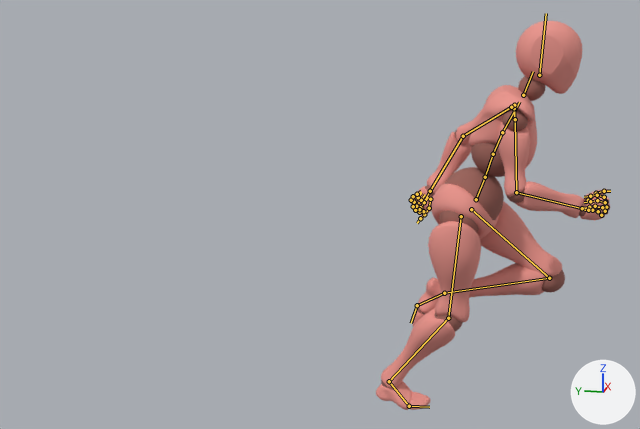
Renders of the FBX model tools/asset_pipeline/inbox/Fast Run.fbx from each side of a commit.
Before and after are seen from a 50 mm camera at (-3.59, -3.11, 1.76) aimed at (-0.05, -2.4, 0.87). The lights are fixed; the arrows at lower right show +X, +Y and +Z. The picture after the commit comes second. Both versions are drawn at frame 17 of the action 'mixamo.com'; the numbers are the values there. The bones that change, and the others that lie on the model, are drawn over the model as lines.

Names of what the first picture shows: 'Beta_Joints', 'Beta_Surface'.
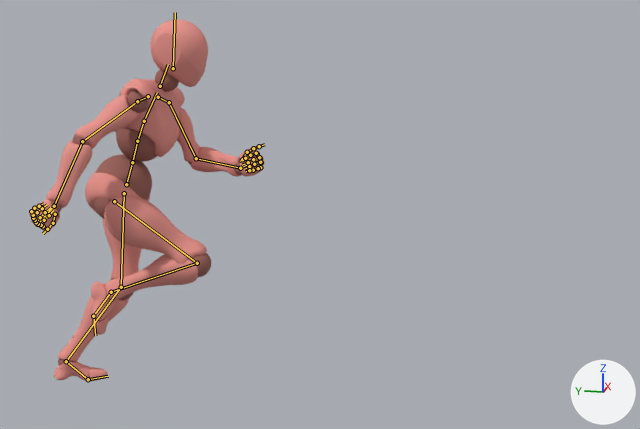
Location of each change, (x1, y1, x2, y2) in pixels of the pictures (640 x 429 px):
'Beta_Surface', posed (7% shorter)
    before: (376, 21, 611, 410)
    after: (29, 19, 265, 381)
'Beta_Joints', posed
    before: (381, 76, 610, 387)
    after: (29, 70, 264, 381)
bone 'mixamorig:Hips', root to tip
    before: (476, 199) to (485, 176)
    after: (126, 184) to (132, 162)
bone 'mixamorig:Spine', root to tip
    before: (485, 177) to (493, 154)
    after: (132, 162) to (137, 141)
bone 'mixamorig:Spine1', root to tip
    before: (493, 154) to (502, 132)
    after: (137, 141) to (144, 121)
bone 'mixamorig:Spine2', root to tip
    before: (502, 132) to (519, 102)
    after: (144, 121) to (157, 92)
bone 'mixamorig:Neck', root to tip
    before: (523, 95) to (533, 71)
    after: (160, 86) to (168, 64)
bone 'mixamorig:Head', root to tip
    before: (539, 75) to (546, 13)
    after: (173, 68) to (175, 12)
bone 'mixamorig:RightShoulder', root to tip
    before: (514, 108) to (515, 119)
    after: (148, 96) to (137, 101)
bone 'mixamorig:RightArm', root to tip
    before: (515, 119) to (516, 192)
    after: (137, 101) to (82, 141)
bone 'mixamorig:RightForeArm', root to tip
    before: (516, 192) to (582, 208)
    after: (82, 141) to (54, 206)
bone 'mixamorig:RightHand', root to tip
    before: (582, 208) to (603, 207)
    after: (54, 206) to (40, 221)
bone 'mixamorig:LeftShoulder', root to tip
    before: (514, 105) to (511, 107)
    after: (158, 97) to (169, 102)
bone 'mixamorig:LeftArm', root to tip
    before: (511, 107) to (463, 136)
    after: (169, 102) to (196, 158)
bone 'mixamorig:LeftForeArm', root to tip
    before: (463, 136) to (430, 191)
    after: (196, 158) to (240, 168)
bone 'mixamorig:LeftHand', root to tip
    before: (430, 191) to (421, 207)
    after: (240, 168) to (257, 159)
bone 'mixamorig:RightUpLeg', root to tip
    before: (461, 216) to (448, 318)
    after: (114, 201) to (197, 263)
bone 'mixamorig:RightLeg', root to tip
    before: (448, 318) to (389, 381)
    after: (197, 263) to (111, 292)
bone 'mixamorig:RightFoot', root to tip
    before: (389, 381) to (409, 406)
    after: (111, 292) to (93, 316)
bone 'mixamorig:RightToeBase', root to tip
    before: (409, 406) to (429, 407)
    after: (93, 316) to (95, 335)
bone 'mixamorig:LeftUpLeg', root to tip
    before: (471, 209) to (549, 278)
    after: (124, 193) to (121, 287)
bone 'mixamorig:LeftLeg', root to tip
    before: (549, 278) to (444, 293)
    after: (121, 287) to (66, 361)
bone 'mixamorig:LeftFoot', root to tip
    before: (444, 293) to (417, 305)
    after: (66, 361) to (88, 379)
bone 'mixamorig:LeftToeBase', root to tip
    before: (417, 305) to (411, 323)
    after: (88, 379) to (108, 376)

The edits, one by one:
Bone 'mixamorig:Hips' (bone_mixamorig_hips) moves from (-0.4, -5.0, 302.4) to (-0.6, -6.8, 150.9).
Bone 'mixamorig:Hips' (bone_mixamorig_hips) turns from (19, -13, -2) to (17, 9, 0) degrees about its own x, y and z.
Bone 'mixamorig:Spine' (bone_mixamorig_spine) turns from (6, 6, 1) to (7, -8, -1) degrees about its own x, y and z.
Bone 'mixamorig:Spine1' (bone_mixamorig_spine1) turns from (4, 3, 0) to (5, -4, -1) degrees about its own x, y and z.
Bone 'mixamorig:Spine2' (bone_mixamorig_spine2) turns from (4, 3, 1) to (5, -4, -1) degrees about its own x, y and z.
Bone 'mixamorig:Neck' (bone_mixamorig_neck) turns from (-6, 0, 0) to (-4, 1, 1) degrees about its own x, y and z.
Bone 'mixamorig:Head' (bone_mixamorig_head) turns from (-17, 3, -1) to (-15, 3, 9) degrees about its own x, y and z.
Bone 'mixamorig:RightShoulder' (bone_mixamorig_rightshoulder) turns from (6, -4, -23) to (4, -3, -21) degrees about its own x, y and z.
Bone 'mixamorig:RightArm' (bone_mixamorig_rightarm) turns from (61, 31, -10) to (58, -20, 5) degrees about its own x, y and z.
Bone 'mixamorig:RightForeArm' (bone_mixamorig_rightforearm) turns from (0, 0, -72) to (0, 0, -30) degrees about its own x, y and z.
Bone 'mixamorig:RightHand' (bone_mixamorig_righthand) turns from (-13, 21, -22) to (4, -8, 17) degrees about its own x, y and z.
Bone 'mixamorig:LeftShoulder' (bone_mixamorig_leftshoulder) turns from (13, 4, 13) to (7, 3, 20) degrees about its own x, y and z.
Bone 'mixamorig:LeftArm' (bone_mixamorig_leftarm) turns from (75, 39, 29) to (37, -38, 25) degrees about its own x, y and z.
Bone 'mixamorig:LeftForeArm' (bone_mixamorig_leftforearm) turns from (0, 0, 37) to (0, 0, 72) degrees about its own x, y and z.
Bone 'mixamorig:LeftHand' (bone_mixamorig_lefthand) turns from (0, -32, 1) to (-46, -12, 35) degrees about its own x, y and z.
Bone 'mixamorig:RightUpLeg' (bone_mixamorig_rightupleg) turns from (13, 5, 5) to (69, 5, 8) degrees about its own x, y and z.
Bone 'mixamorig:RightLeg' (bone_mixamorig_rightleg) turns from (-28, -5, 3) to (-116, -4, -8) degrees about its own x, y and z.
Bone 'mixamorig:RightFoot' (bone_mixamorig_rightfoot) turns from (24, -10, -2) to (-21, -14, -6) degrees about its own x, y and z.
Bone 'mixamorig:RightToeBase' (bone_mixamorig_righttoebase) turns from (14, 0, 0) to (0, 0, 0) degrees about its own x, y and z.
Bone 'mixamorig:LeftUpLeg' (bone_mixamorig_leftupleg) turns from (67, -18, -1) to (12, -9, -2) degrees about its own x, y and z.
Bone 'mixamorig:LeftLeg' (bone_mixamorig_leftleg) turns from (-123, 4, 6) to (-29, -9, 4) degrees about its own x, y and z.
Bone 'mixamorig:LeftFoot' (bone_mixamorig_leftfoot) turns from (-34, 4, 2) to (26, 1, -5) degrees about its own x, y and z.
Bone 'mixamorig:LeftToeBase' (bone_mixamorig_lefttoebase) turns from (2, 0, 0) to (13, 0, 0) degrees about its own x, y and z.
